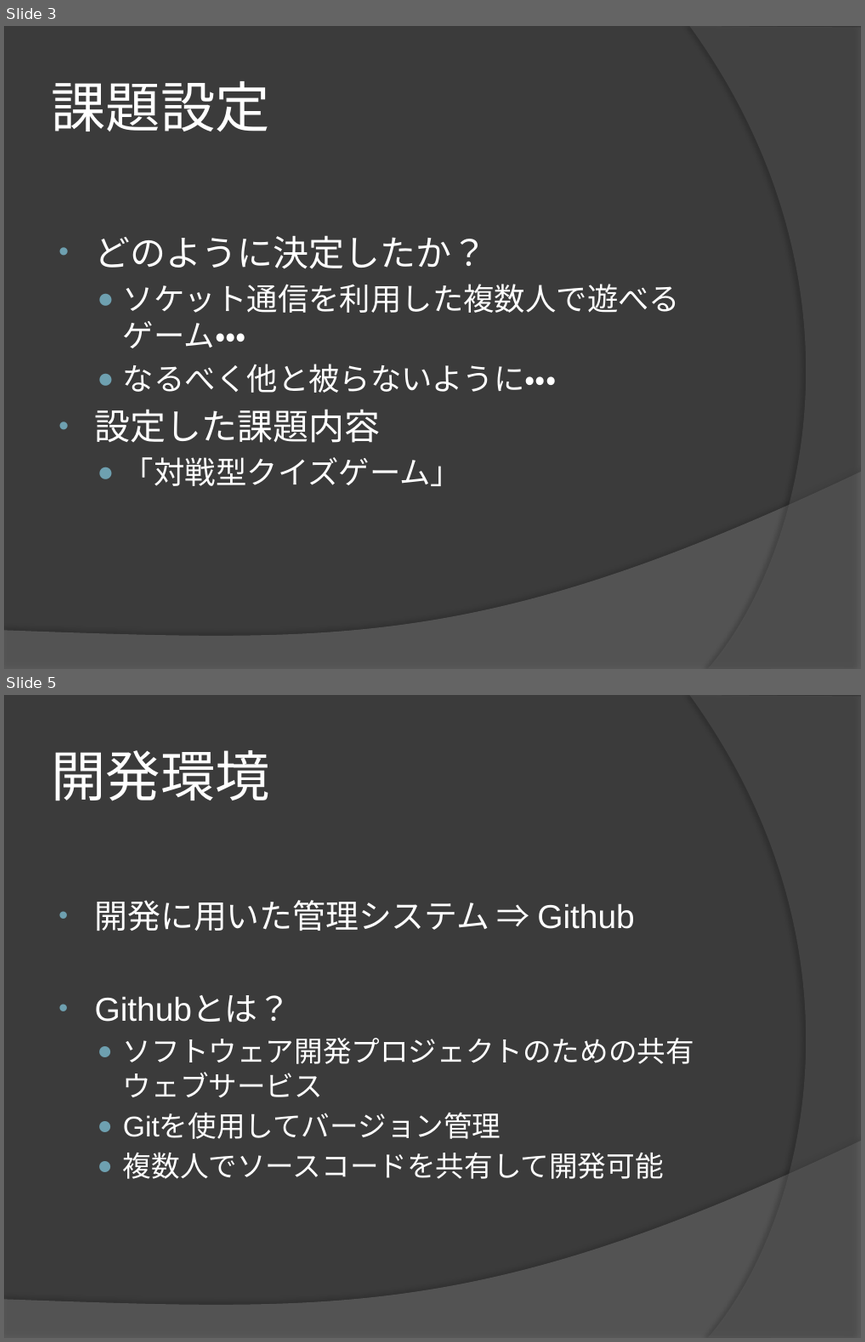
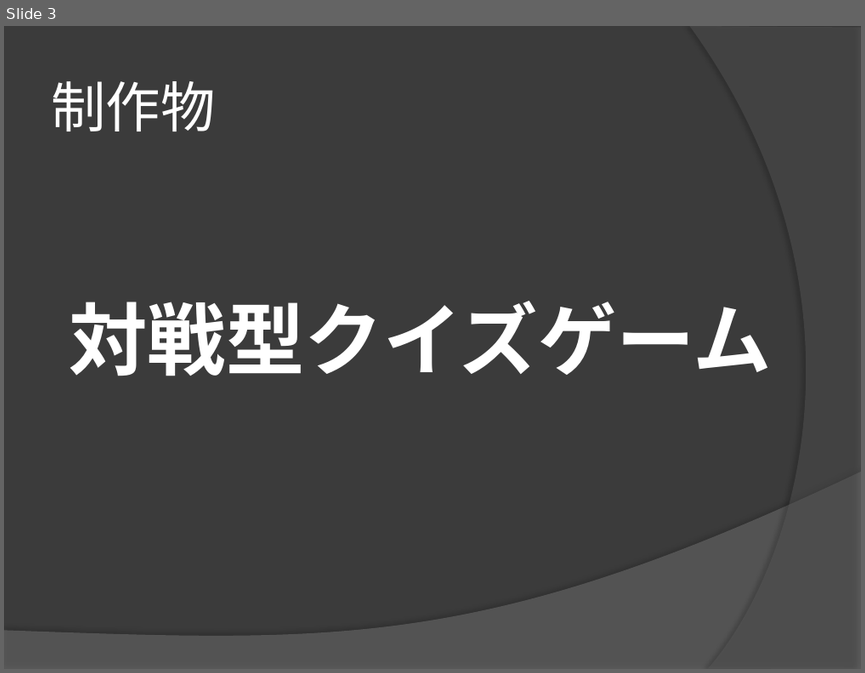
Before and after one commit to ymurota/SoftwareApp, a slide deck: SoftwarePP.pptx. Shown one above the other, each under a label of ours: slides 3 and 5 before the commit, slide 3 after it; the slides between them are not shown. The pictures are 865x1342 and 865x673 pixels, drawn with LibreOffice and Linux fonts; fonts in the diff are those of the drawing. Boxes give left, top, right and bottom in pixels: in the first picture for what was removed or moved away, otherwise in the second. Text is boxed around its words. In the diff, an @@ line names an element or a change of style, - is before the commit and + after.

```diff
--- a/SoftwarePP.pptx
+++ b/SoftwarePP.pptx
@@ slide 5 removed at [4, 695, 861, 1338], background #3B3B3B; not listed: 2 template elements that a slide beside it also shows @@
@@ title removed at [51, 750, 270, 801] @@
-開発環境
@@ text removed at [95, 900, 694, 1179] @@
-• 開発に用いた管理システム ⇒ Github
-• Githubとは？
-  ● ソフトウェア開発プロジェクトのための共有ウェブサービス
-  ● Gitを使用してバージョン管理
-  ● 複数人でソースコードを共有して開発可能
@@ slide 3 changed as well @@
@@ title at [51, 81, 215, 131]: text changed @@
-課題設定
+制作物
@@ text at [69, 301, 772, 376]: text changed; size 26 to 66 pt; bold on @@
-• どのように決定したか？
-  ● ソケット通信を利用した複数人で遊べるゲーム・・・
-  ● なるべく他と被らないように・・・
-• 設定した課題内容
-  ● 「対戦型クイズゲーム」
+対戦型クイズゲーム
```
Also in this commit, not shown: 4 other slides changed, 2 slides added, 4 other slides removed, 1 other file.
